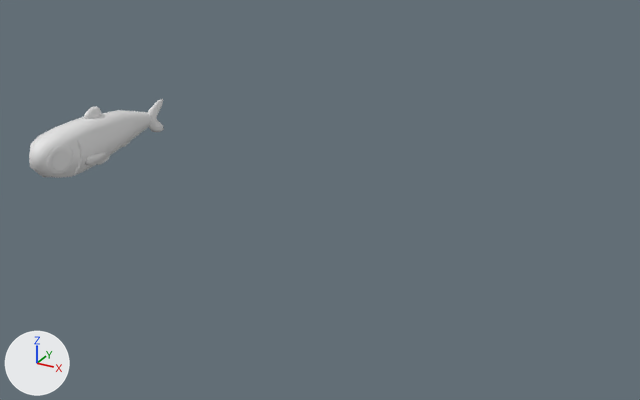
The FBX model Assets/Models/P1/鱼.fbx as it was, and as the next commit left it.
One viewpoint serves both versions: a 50 mm camera at (10.63, -11.25, 5.82) aimed at (4.46, -0.04, 0.21). The axes (+X, +Y, +Z) are drawn at lower left. The lights are the same throughout. Materials are left out; every surface is plain grey. Where no turn or scale is listed for an object, it has been applied to the vertices.

Names of what the first picture shows: 'huitugou_5167_41'.
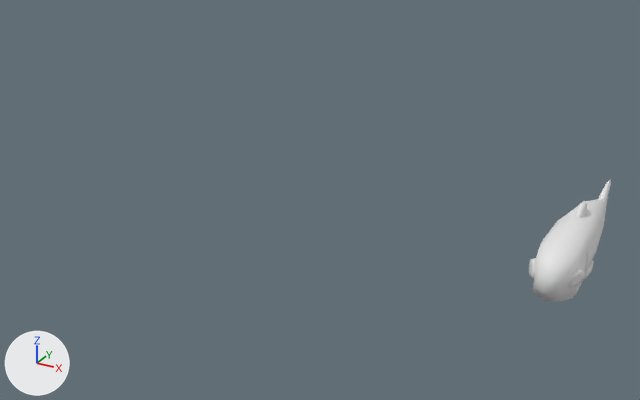
What changed in the scene script:
```text
Change me_网格_085:
    where me_网格_085.from_pydata(...)  # 814 vertices, 752 faces; spans x -0.33..0.33, y -1.73..1.75, z -0.02..1.12
    used by ob_huitugou_5167_41; location = (0.0, 0.0, 0.0)
    me_网格_085 part 1: the loose piece of 64 vertices spanning x -0.08..0.08, y 1.25..1.75, z 0.07..0.74 is moved by (8.46, 0.0, 0.0)
    me_网格_085 part 2: the loose piece of 66 vertices spanning x -0.3..0.31, y -1.73..1.48, z 0.05..0.96 is moved by (8.46, 0.0, 0.0)
    me_网格_085 part 3: the loose piece of 66 vertices spanning x -0.03..0.09, y -0.44..0.02, z 0.8..1.12 is moved by (8.46, 0.0, 0.0)
    me_网格_085 part 4: the loose piece of 66 vertices spanning x 0.21..0.33, y -0.75..-0.18, z 0.2..0.4 is moved by (8.46, 0.0, 0.0)
    me_网格_085 part 5: the loose piece of 27 vertices spanning x 0.21..0.32, y -1.01..-0.82, z 0.15..0.77 is moved by (8.46, 0.0, 0.0)
    me_网格_085 part 6: the loose piece of 57 vertices spanning x 0.13..0.32, y -1.56..-0.99, z 0.24..0.82 is scaled about its middle by (1.13, 0.506, 0.462), then moved by (8.49, 0.0, 0.01)
    me_网格_085 part 7: the loose piece of 57 vertices spanning x -0.3..-0.12, y -1.56..-0.99, z 0.26..0.84 is scaled about its middle by (1.13, 0.506, 0.462), then moved by (8.44, 0.0, -0.01)
    me_网格_085 part 8: the loose piece of 25 vertices spanning x 0.24..0.32, y -1.46..-1.12, z 0.35..0.7 is deleted
```

Boxes [x1, y1, x2, y2] around the edits, measured in the pictures (640 x 400 px; the box of a moved part takes in the faces that stretch with it):
'huitugou_5167_41', reshaped (39% narrower, 52% taller): before [29, 99, 164, 178]; after [529, 180, 611, 301]
part 1 of me_网格_085, moved or reshaped: before [148, 99, 164, 132]; after [598, 180, 611, 207]
part 2 of me_网格_085, moved or reshaped: before [29, 110, 152, 178]; after [533, 199, 606, 301]
part 3 of me_网格_085, moved or reshaped: before [83, 107, 101, 119]; after [575, 201, 587, 218]
part 4 of me_网格_085, moved or reshaped: before [85, 152, 107, 165]; after [583, 260, 594, 280]
part 5 of me_网格_085, moved or reshaped: before [74, 140, 83, 175]; after [575, 250, 588, 295]
part 6 of me_网格_085, moved or reshaped: before [46, 144, 74, 175]; after [568, 268, 585, 288]
part 7 of me_网格_085, moved or reshaped (not visible before): after [529, 258, 536, 279]
part 8 of me_网格_085, deleted: before [52, 151, 71, 170]
